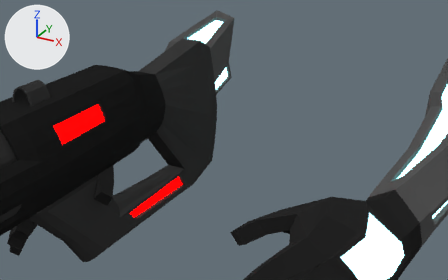
Before and after pictures for a commit that changed the Blender file Assets/weapons/carbine/carbine_arms.blend.
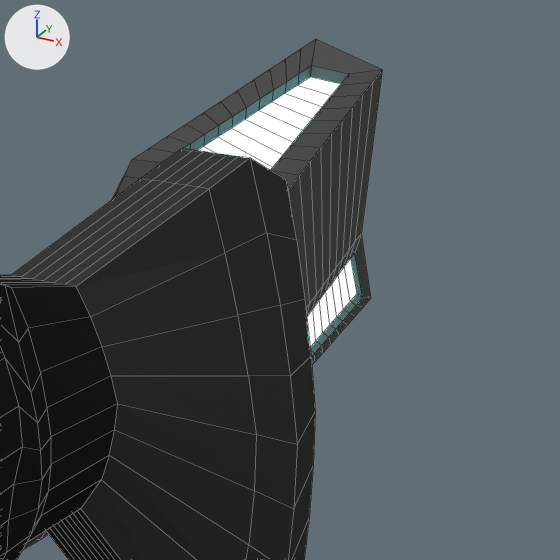
Each version is shown from a camera (50 mm lens) standing at (15.18, -44.27, 9.47) and looking at (0.42, -17.43, -3.95), then close up on the part from 30% to 63% of the width and 0% to 52% of the height. The lights are fixed; the arrows at upper left show +X, +Y and +Z. The close-ups show mesh edges as thin lines.

Before the edit, the objects in view are built like this:
```python
me_arms = bpy.data.meshes.new('arms')
me_arms.from_pydata(...)  # 1252 vertices, 1248 faces; spans x -0.82..0.9, y -0.98..0.88, z -0.29..0.17
# faces by material slot: [880, 204, 164]
me_arms.materials.append(mat_suitsleeves)  # dark grey #535353
me_arms.materials.append(mat_suitgloves)  # black #262626
me_arms.materials.append(mat_suitglow)  # cyan #a4fcff
me_gun = bpy.data.meshes.new('gun')
me_gun.from_pydata(...)  # 2239 vertices, 2207 faces; spans x -1.4..1.4, y -7.0..12.8, z -3.3..1.3
# faces by material slot: [748, 60, 914, 485]
me_gun.materials.append(mat_base_001)  # black #202020
me_gun.materials.append(mat_redemmit)  # black #0e0e0e
me_gun.materials.append(mat_notbase)  # black #383838
me_gun.materials.append(mat_material)  # dark grey #575757
ob_arms = bpy.data.objects.new('arms', me_arms)
ob_arms.location = (0.0, -8.0, -5.0)
ob_arms.rotation_euler = (0.209, 0.0, 0.567)  # degrees (12, 0, 32)
ob_arms.scale = (20.0, 20.0, 20.0)
ob_carbine = bpy.data.objects.new('carbine', me_gun)
ob_carbine.location = (-5.26, -47.87, -2.58)
ob_carbine.scale = (2.39, 2.99, 2.39)
```
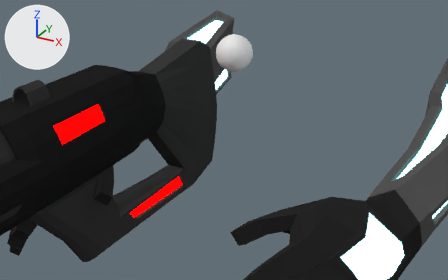
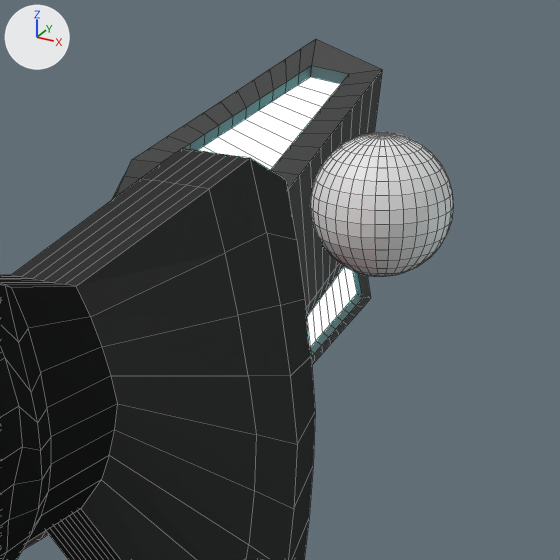
Where the change shows, as pixel boxes (x1, y1, x2, y2) in the close-ups (560 x 560 px):
'Sphere', added
    after: (310, 132, 453, 277)

What the commit changed:
Mesh me_sphere is new.
It is a UV sphere (32 segments, 16 rings, poles along z) spanning x -1.0..1.0, y -1.0..1.0, z -1.0..1.0.
Object 'Sphere' (ob_sphere) is new; it shows me_sphere.
Its location is (0.0, -15.52, 0.33).
